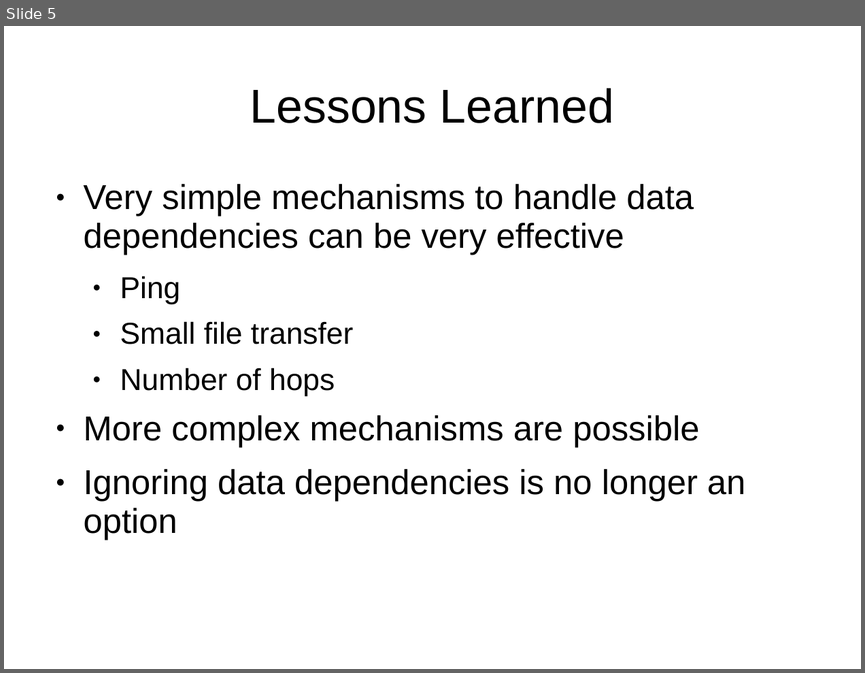
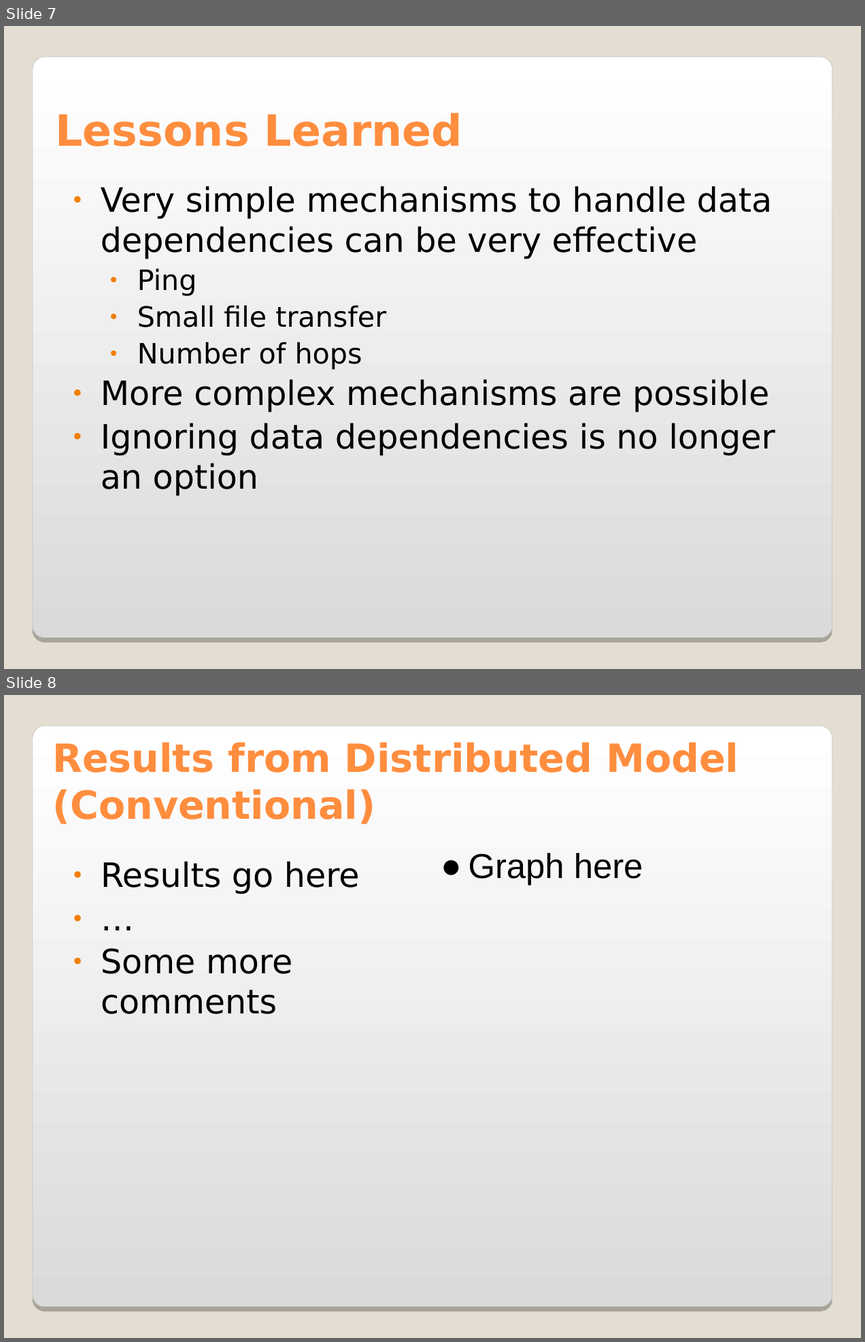
Before and after one commit to saga-project/saga-cpp-legacy-projects, a slide deck: papers/data_intensive/eScience09/RoyalSocietyPresentation.ppt. Shown one above the other, each under a label of ours: slide 5 before the commit, slides 7 and 8 after it. The pictures are 865x673 and 865x1342 pixels, drawn with LibreOffice and Linux fonts; fonts in the diff are those of the drawing; background and template pictures are left out. Boxes give left, top, right and bottom in pixels: in the first picture for what was removed or moved away, otherwise in the second. Text is boxed around its words. In the diff, an @@ line names an element or a change of style, - is before the commit and + after.

Commit message:
Added graph for kfs.  Working on the other 3 graphs

```diff
--- a/papers/data_intensive/eScience09/RoyalSocietyPresentation.ppt
+++ b/papers/data_intensive/eScience09/RoyalSocietyPresentation.ppt
@@ slide 8 added at <box>4,695,861,1338</box>, background #E3DED1; not listed: 1 template element that a slide beside it also shows @@
@@ title added at <box>52,742,738,824</box>, 36 pt, text #FF8D3E, bold @@
+Results from Distributed Model
+(Conventional)
@@ text added at <box>468,853,643,885</box>, 32 pt, text #000000 @@
+● Graph here
@@ text added at <box>101,861,360,1014</box>, 31 pt, text #000000 @@
+● Results go here
+● …
+● Some more comments
@@ what was slide 5 is now slide 7 @@
@@ slide 7 changed as well @@
@@ background #FFFFFF to #E3DED1 @@
@@ rounded rectangle added at <box>33,57,833,638</box>, fill gradient #FFFFFF to #DADADA, outline #A4A3A3 0.17 pt @@
@@ title "Lessons Learned" at <box>55,112,462,146</box>: size 44 to 40 pt, font Arial to DejaVu Sans, text colour #000000 to #FF8D3E, bold on; alignment centre to left; line spacing 0.93 to 1; vertical alignment middle to bottom @@
@@ text "Very simple mechanisms to handle ..." at <box>101,186,775,496</box>: size 32 to 31 pt in "Very simple mechanisms to handle data dependencies ...", "More complex mechanisms are possible", "Ignoring data dependencies is no longer an ..."; font Arial to DejaVu Sans; size 28 to 26 pt in "Ping", "Small file transfer", "Number of hops"; line spacing 0.93 to 1; less space between paragraphs; bullet colour #000000 to #F07F09 @@
```
Also in this commit, not shown: 7 other slides changed, 5 other slides added, 1 slide removed.
